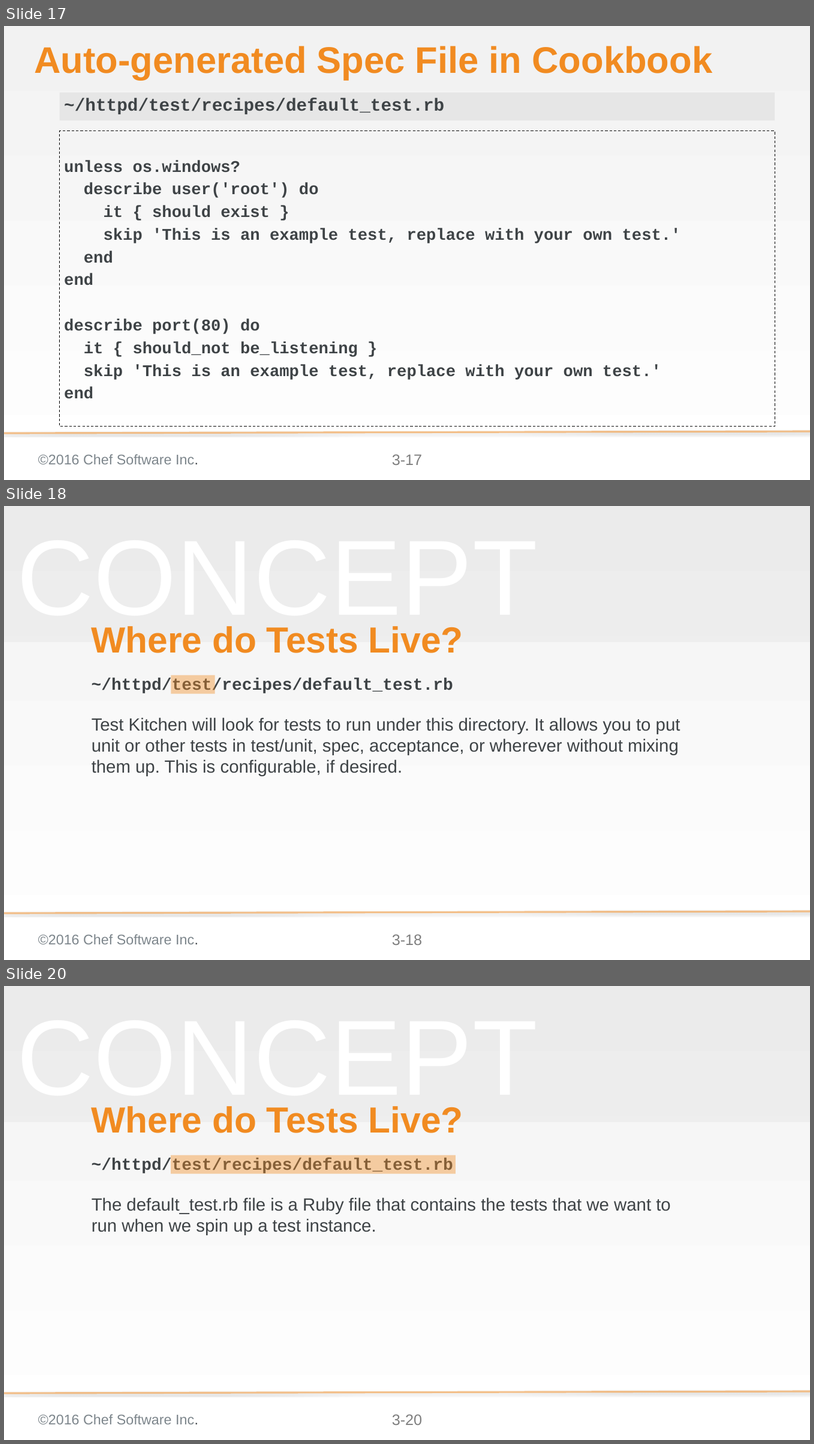
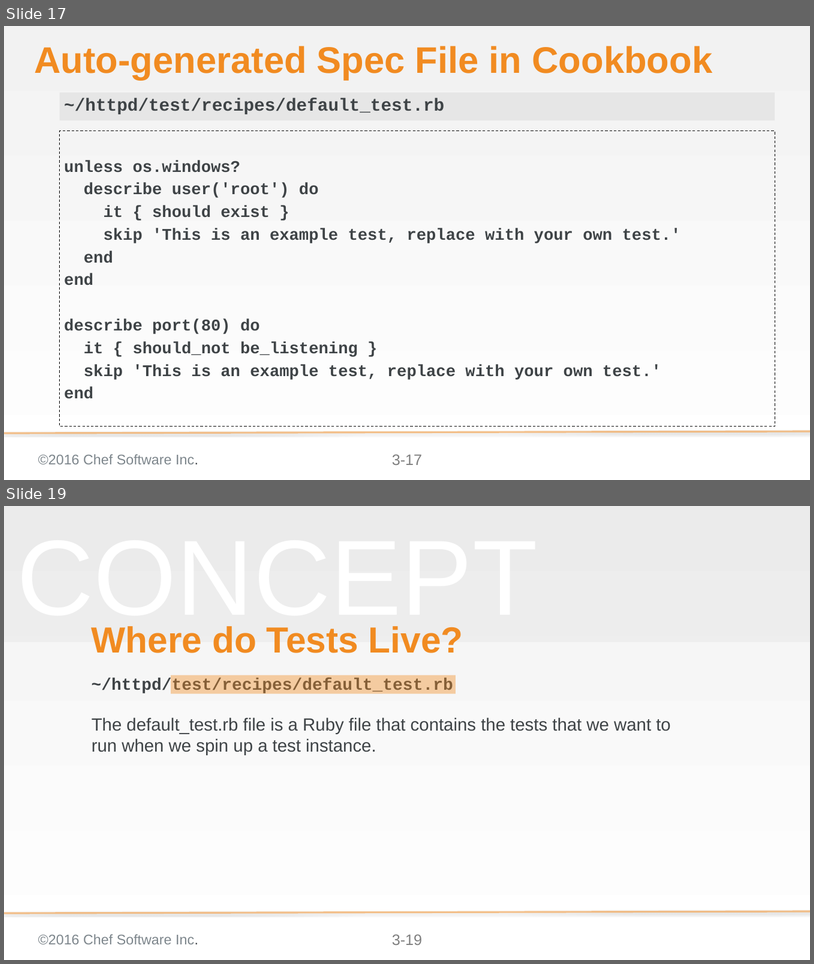
Before and after one commit to chef-training/test_driven_cookbook_development, a slide deck: 03-writing_a_test_first.pptx. Shown one above the other, each under a label of ours: slides 17, 18 and 20 before the commit, slides 17 and 19 after it; the slides between them are not shown. The pictures are 814x1444 and 814x964 pixels, drawn with LibreOffice and Linux fonts; fonts in the diff are those of the drawing; background and template pictures are left out. Boxes give left, top, right and bottom in pixels: in the first picture for what was removed or moved away, otherwise in the second. Text is boxed around its words. In the diff, an @@ line names an element or a change of style, - is before the commit and + after.

```diff
--- a/03-writing_a_test_first.pptx
+++ b/03-writing_a_test_first.pptx
@@ slide 18 removed at [4, 506, 810, 960], background gradient #F2F2F2 to #FFFFFF; not listed: 5 template elements that a slide beside it also shows @@
@@ title removed at [92, 626, 464, 653] @@
-Where do Tests Live?
@@ text removed at [92, 678, 453, 694] @@
-~/httpd/test/recipes/default_test.rb
@@ rectangle removed at [171, 675, 215, 694] @@
@@ subtitle removed at [92, 717, 681, 776] @@
-Test Kitchen will look for tests to run under this directory. It allows you to put unit or other tests in test/unit, spec, acceptance, or wherever without mixing them up. This is configurable, if desired.
@@ what was slide 20 is now slide 19 @@
@@ page number at [392, 934, 422, 945]: text changed @@
-3-20
+3-19
```
Also in this commit, not shown: 1 slide changed.
